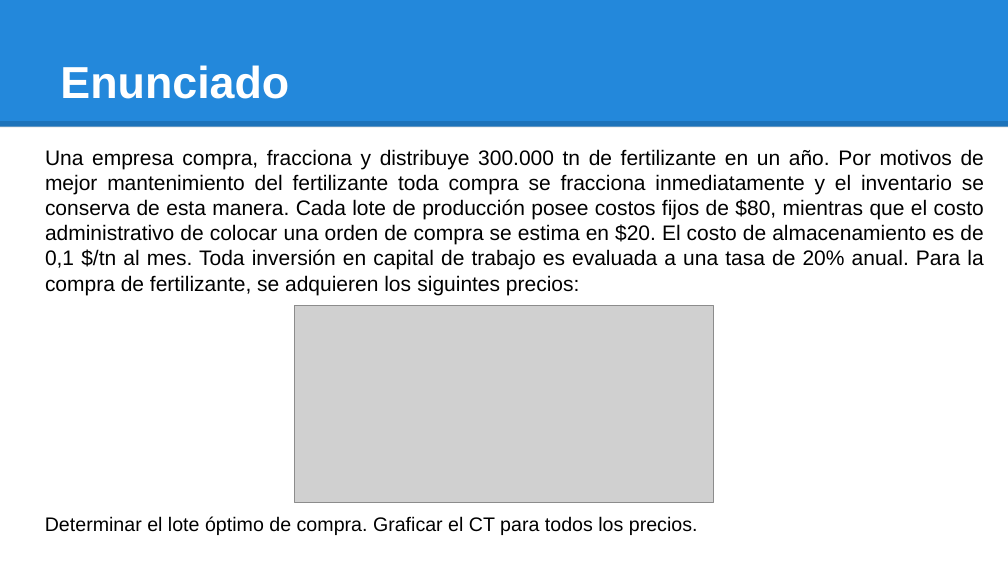
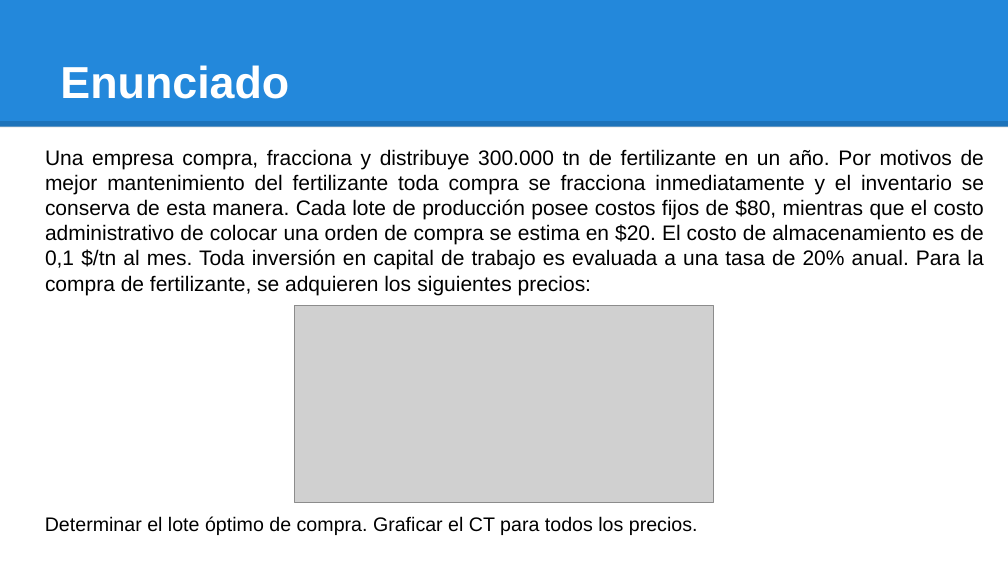
Before and after one commit to investigacion-operativa/pyOperativ, a slide deck: slide 2 of 08_inventarios/ejercicios/io2021_clase23_inventarios_ejercicio4.pptx. Drawn at 1008x567 pixels with LibreOffice and Linux fonts; fonts in the diff are those of the drawing; grey boxes stand for pictures. Boxes give left, top, right and bottom in pixels: in the first picture for what was removed or moved away, otherwise in the second. Text is boxed around its words. In the diff, an @@ line names an element or a change of style, - is before the commit and + after.

```diff
--- a/08_inventarios/ejercicios/io2021_clase23_inventarios_ejercicio4.pptx
+++ b/08_inventarios/ejercicios/io2021_clase23_inventarios_ejercicio4.pptx
@@ text at (45,149,984,295): text changed @@
-Una empresa compra, fracciona y distribuye 300.000 tn de fertilizante en un año. Por motivos de mejor mantenimiento del fertilizante toda compra se fracciona inmediatamente y el inventario se conserva de esta manera. Cada lote de producción posee costos fijos de $80, mientras que el costo administrativo de colocar una orden de compra se estima en $20. El costo de almacenamiento es de 0,1 $/tn al mes. Toda inversión en capital de trabajo es evaluada a una tasa de 20% anual. Para la compra de fertilizante, se adquieren los siguintes precios:
+Una empresa compra, fracciona y distribuye 300.000 tn de fertilizante en un año. Por motivos de mejor mantenimiento del fertilizante toda compra se fracciona inmediatamente y el inventario se conserva de esta manera. Cada lote de producción posee costos fijos de $80, mientras que el costo administrativo de colocar una orden de compra se estima en $20. El costo de almacenamiento es de 0,1 $/tn al mes. Toda inversión en capital de trabajo es evaluada a una tasa de 20% anual. Para la compra de fertilizante, se adquieren los siguientes precios:
```
Also in this commit, not shown: 5 other slides changed, 1 slide added, 1 other file.
